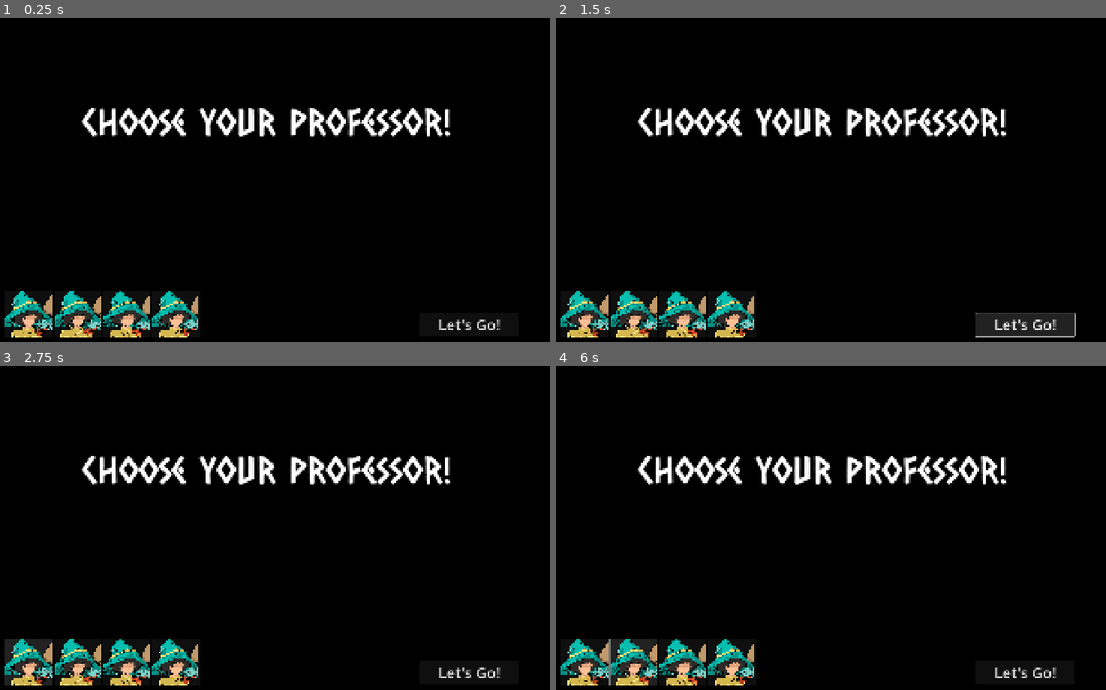
Above: before the commit, frames 1-4 (two rows, left to right).
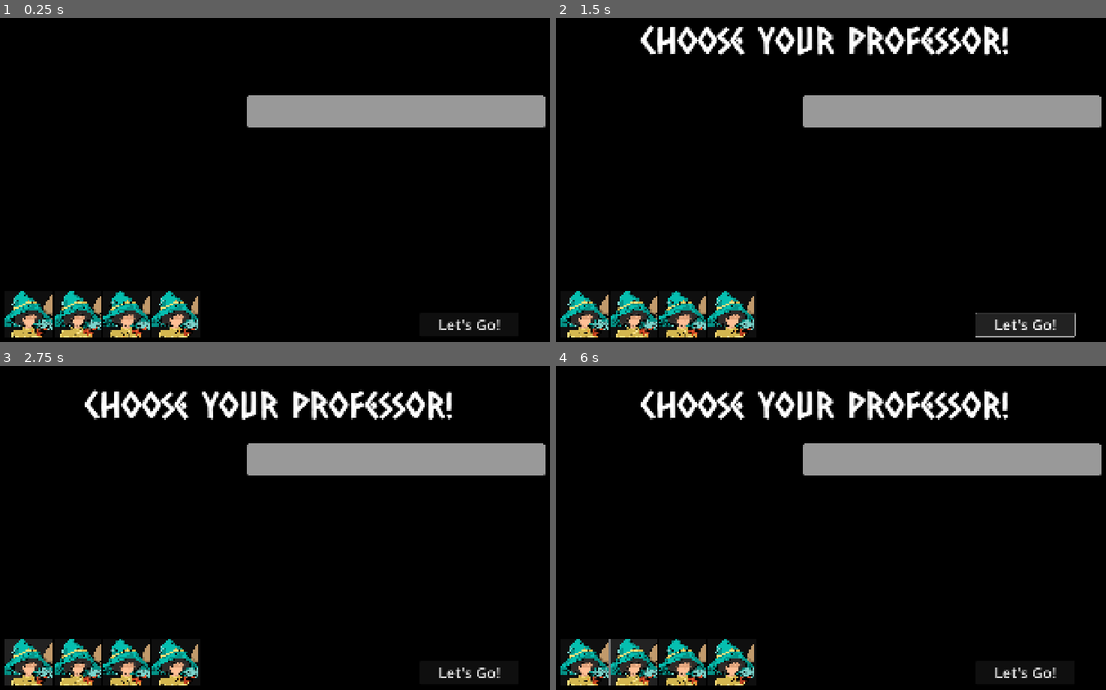
Above: after the commit, the same moments.

Repository: JMSal08/Mathemages
Game: Godot game, scene res://scenes/game/agentSelection_page.tscn
Two runs of this game, one before a commit and one after it. Both use one fixed random seed, a clock stepped at 60 frames per second and the inputs below. This scene is started directly instead of the project's main scene.
Inputs (mouse positions are in pixels of both pictures, inside the frame that each line leads up to):
- Up to frame 1 (0.25 s): no input
- Up to frame 2 (1.5 s): click "Let's Go!" at 0.5 s; click "Let's Go!" at 1.25 s
- Up to frame 3 (2.75 s): click (27, 660) at 2.02 s
- Up to frame 4 (6 s): click (633, 660) at 2.75 s; click (682, 660) at 3.5 s; click (732, 660) at 4.25 s; click (583, 660) at 5.02 s; click (633, 660) at 5.75 s

The runs differ from the first frame. In frame 1, 7.1% of the frame differs, in the area x 14-100%, y 23-37%; in frame 2, 10%, in the area x 14-100%, y 2-37%; in frame 3, 9.9%; in frame 4, 9.9%.

Commit message:
Agent Selection Edits

Diff:
--- a/scenes/game/agentSelection_page.tscn
+++ b/scenes/game/agentSelection_page.tscn
@@ -1,9 +1,16 @@
-[gd_scene load_steps=8 format=3 uid="uid://bc33jrvk56exn"]
-
+[gd_scene load_steps=13 format=3 uid="uid://bc33jrvk56exn"]
+
+[ext_resource type="Script" uid="uid://c6o1780qsdq7p" path="res://scripts/game/agent_selection_page.gd" id="1_hnmim"]
 [ext_resource type="Texture2D" uid="uid://ds53rrxmagcyt" path="res://images/bg/blackscreen.jpg" id="1_y6bhy"]
 [ext_resource type="FontFile" uid="uid://cro0ihcubbiiq" path="res://font/CaesarDressing-Regular.ttf" id="2_vd4d7"]
 [ext_resource type="Texture2D" uid="uid://njduljj7qppe" path="res://char/eadler/img/eadler1x1.png" id="3_hnmim"]
 [ext_resource type="Texture2D" uid="uid://wnbxgvwxtxxf" path="res://char/eadler/img/eadler.png" id="4_vd4d7"]
+
+[sub_resource type="StyleBoxFlat" id="StyleBoxFlat_pd6bt"]
+corner_radius_top_left = 10
+corner_radius_top_right = 10
+corner_radius_bottom_right = 10
+corner_radius_bottom_left = 10
 
 [sub_resource type="Animation" id="Animation_vd4d7"]
 resource_name = "RESET"
@@ -66,6 +73,42 @@
 &"popd": SubResource("Animation_hnmim")
 }
 
+[sub_resource type="Animation" id="Animation_ad4r8"]
+resource_name = "RESET"
+tracks/0/type = "value"
+tracks/0/imported = false
+tracks/0/enabled = true
+tracks/0/path = NodePath("Label:position")
+tracks/0/interp = 1
+tracks/0/loop_wrap = true
+tracks/0/keys = {
+"times": PackedFloat32Array(0),
+"transitions": PackedFloat32Array(1),
+"update": 0,
+"values": [Vector2(384, -208)]
+}
+
+[sub_resource type="Animation" id="Animation_4s2py"]
+resource_name = "LabelAnimation"
+tracks/0/type = "value"
+tracks/0/imported = false
+tracks/0/enabled = true
+tracks/0/path = NodePath("Label:position")
+tracks/0/interp = 1
+tracks/0/loop_wrap = true
+tracks/0/keys = {
+"times": PackedFloat32Array(0.06666667, 0.36666667, 0.53333336, 0.8333333),
+"transitions": PackedFloat32Array(-2, 0.5, 2, 2),
+"update": 0,
+"values": [Vector2(384, -208), Vector2(384, 104), Vector2(384, -16), Vector2(384, 48)]
+}
+
+[sub_resource type="AnimationLibrary" id="AnimationLibrary_4x3cg"]
+_data = {
+&"LabelAnimation": SubResource("Animation_4s2py"),
+&"RESET": SubResource("Animation_ad4r8")
+}
+
 [node name="AgentSelectionPage" type="Control"]
 layout_mode = 3
 anchors_preset = 15
@@ -73,6 +116,7 @@
 anchor_bottom = 1.0
 grow_horizontal = 2
 grow_vertical = 2
+script = ExtResource("1_hnmim")
 
 [node name="Background" type="TextureRect" parent="."]
 layout_mode = 0
@@ -82,10 +126,10 @@
 
 [node name="Label" type="Label" parent="."]
 layout_mode = 0
-offset_left = 376.0
-offset_top = 256.0
-offset_right = 1558.0
-offset_bottom = 403.0
+offset_left = 384.0
+offset_top = -208.0
+offset_right = 1566.0
+offset_bottom = -61.0
 theme_override_fonts/font = ExtResource("2_vd4d7")
 theme_override_font_sizes/font_size = 120
 text = "Choose your professor!"
@@ -135,7 +179,22 @@
 theme_override_font_sizes/font_size = 48
 text = "Let's Go!"
 
-[node name="AnimationPlayer" type="AnimationPlayer" parent="."]
+[node name="Panel" type="Panel" parent="."]
+layout_mode = 0
+offset_left = 904.0
+offset_top = 248.0
+offset_right = 1856.0
+offset_bottom = 352.0
+theme_override_styles/panel = SubResource("StyleBoxFlat_pd6bt")
+
+[node name="CharAnimationPlayer" type="AnimationPlayer" parent="."]
 libraries = {
 &"": SubResource("AnimationLibrary_ad4r8")
 }
+
+[node name="LabelAnimationPlayer" type="AnimationPlayer" parent="."]
+libraries = {
+&"": SubResource("AnimationLibrary_4x3cg")
+}
+
+[connection signal="ready" from="." to="." method="_on_ready"]
--- /dev/null
+++ b/scripts/game/agent_selection_page.gd
@@ -0,0 +1,8 @@
+extends Control
+
+@onready var CharAnimationPlayer = $CharAnimationPlayer
+@onready var LabelAnimationPlayer = $LabelAnimationPlayer
+
+func _on_ready() -> void:
+	await get_tree().create_timer(1).timeout
+	LabelAnimationPlayer.play("LabelAnimation")
Not shown, added: scripts/game/agent_selection_page.gd.uid
